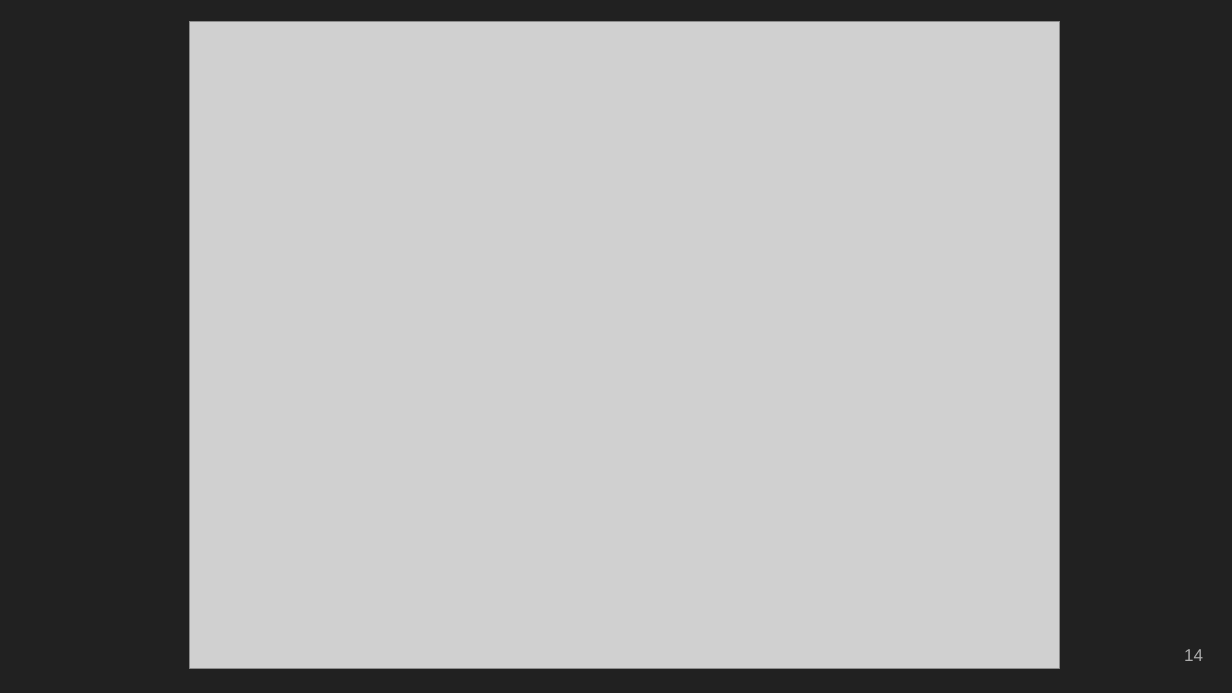
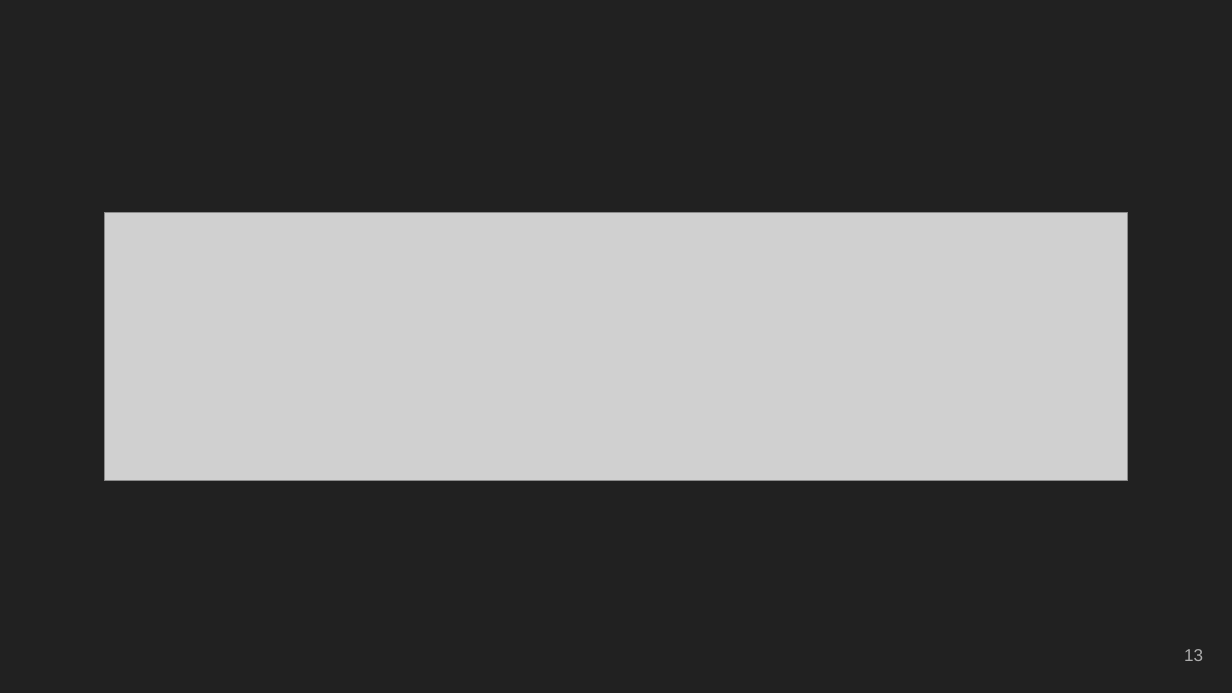
Before and after one commit to mastrakov/speeches, a slide deck: slide 13 of production ready code.pptx (slide 14 before the commit). Drawn at 1232x693 pixels with LibreOffice and Linux fonts; fonts in the diff are those of the drawing; grey boxes stand for pictures; background and template pictures are left out. Boxes give left, top, right and bottom in pixels: in the first picture for what was removed or moved away, otherwise in the second. Text is boxed around its words. In the diff, an @@ line names an element or a change of style, - is before the commit and + after.

```diff
--- a/production ready code.pptx
+++ b/production ready code.pptx
@@ picture removed at [190, 21, 1060, 668] @@
@@ picture added at [105, 212, 1127, 480] @@
@@ page number at [1184, 649, 1203, 661]: text changed @@
-14
+13
```
Also in this commit, not shown: 6 other slides changed, 2 slides added, 2 slides removed.
